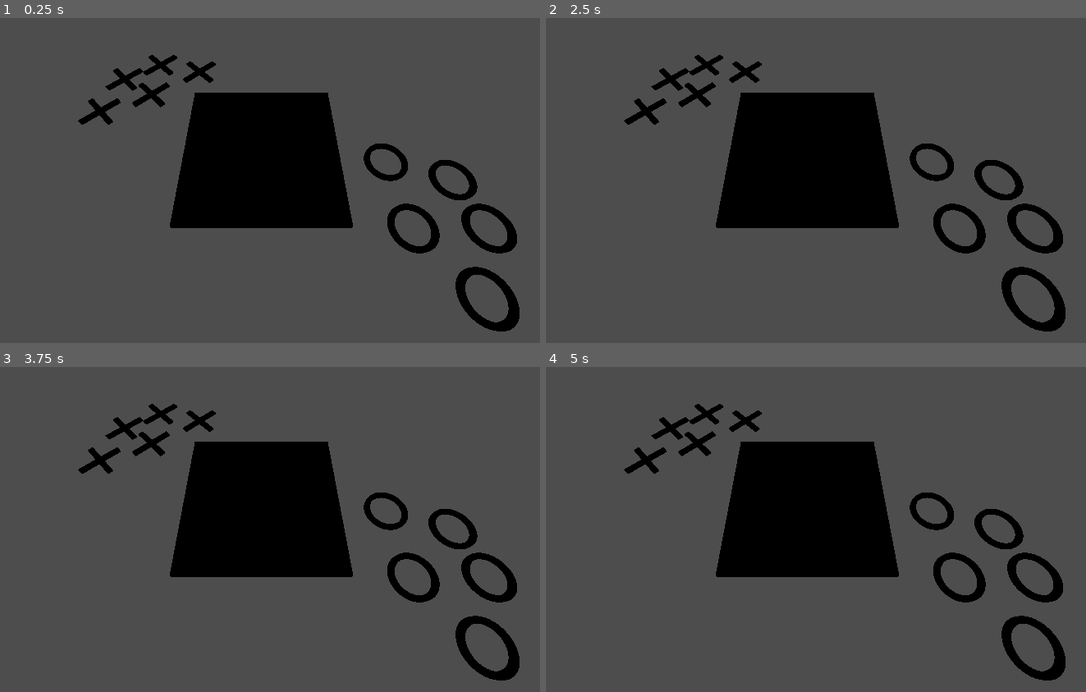
Above: before the commit, frames 1-4 (two rows, left to right).
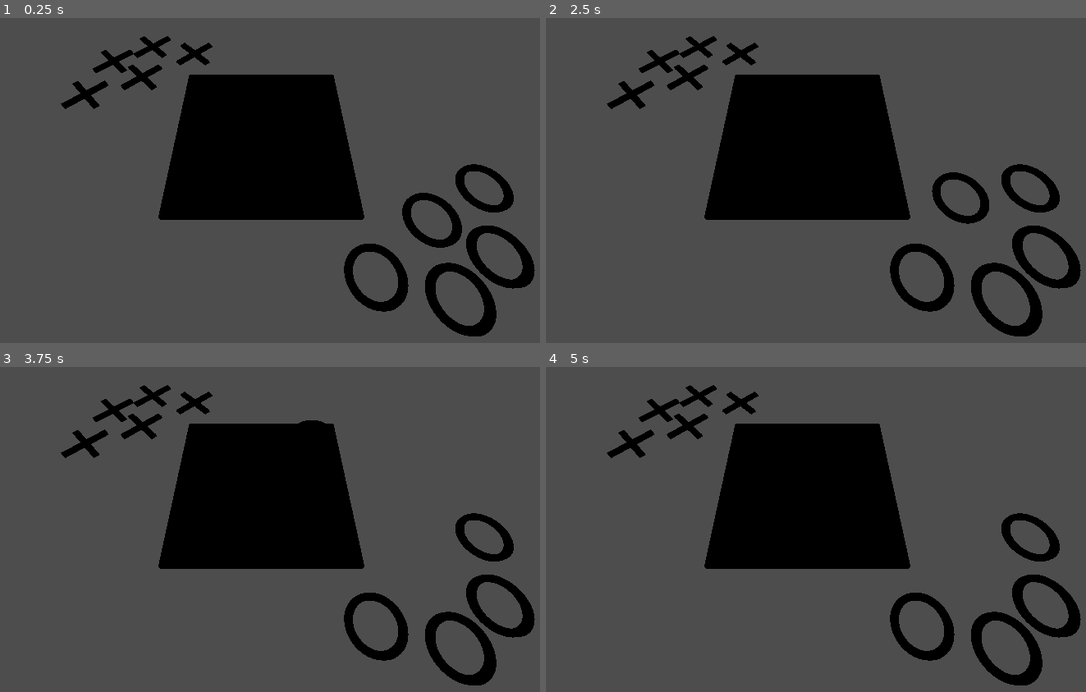
Above: after the commit, the same moments.

Repository: JWR26/Noughts-and-Crosses
Game: Godot game, scene res://game.tscn
The game is run twice, just before and just after one commit, with the same random seed, the same clock (stepped at 60 frames per second) and the same inputs. The project has no main scene, so this scene is started directly.
Inputs (mouse positions are in pixels of both pictures, inside the frame that each line leads up to):
- Up to frame 1 (0.25 s): no input
- Up to frame 2 (2.5 s): tap Enter at 0.5, 2 s; move the mouse to (951, 141) at 0.52 s; click (951, 141) at 0.67 s; tap Space at 1.25 s; move the mouse to (675, 177) at 1.27 s; click (675, 177) at 1.42 s; move the mouse to (875, 76) at 2.02 s; click (875, 76) at 2.17 s
- Up to frame 3 (3.75 s): move the mouse to (226, 581) at 2.77 s; click (226, 581) at 2.92 s; move the mouse to (459, 562) at 3.52 s; click (459, 562) at 3.67 s
- Up to frame 4 (5 s): tap Space at 4.25 s; move the mouse to (610, 451) at 4.27 s; click (610, 451) at 4.42 s

The runs differ from the first frame. In frame 1, 12% of the frame differs, in the area x 11-100%, y 5-98%; in frame 2, 12%; in frame 3, 11%; in frame 4, 11%.

Commit message:
working prototype

Diff:
--- a/autoload/event_bus.gd
+++ b/autoload/event_bus.gd
@@ -1,3 +1,7 @@
 extends Node
 
 signal move_piece(to: Vector3)
+
+signal player_turn
+
+signal ai_turn
--- /dev/null
+++ b/entities/ai.gd
@@ -0,0 +1,30 @@
+class_name AIPlayer
+
+extends Node
+
+var current_board: Board
+
+
+func _init(b: Board) -> void:
+	self.current_board = b
+	EventBus.ai_turn.connect(play_turn)
+
+
+func play_turn() -> void:
+	#var move: Vector3 = minimax(current_board, true)
+
+	var available_moves: PackedVector3Array = current_board.get_empty_squares()
+	var move: Vector3 = available_moves[randi() % available_moves.size()]
+	EventBus.move_piece.emit(move)
+
+
+func minimax(board: Board, is_maximising: bool) -> Vector3:
+
+	var available_moves: PackedVector3Array = board.get_empty_squares()
+
+
+	var optimum_move: Vector3
+
+
+
+	return optimum_move
--- /dev/null
+++ b/entities/board.gd
@@ -0,0 +1,64 @@
+class_name Board
+
+extends CSGCombiner3D
+
+
+const NOUGHT: String = "O"
+const CROSS: String = "X"
+const EMPTY: String = " "
+
+const OFFSET: int = 2
+const Y_OFFSET: float = 0.1
+const ROWS: int = 3
+const COLUMNS: int = 3
+
+var current_board: Array = [[EMPTY, EMPTY, EMPTY], [EMPTY, EMPTY, EMPTY], [EMPTY, EMPTY, EMPTY]]
+
+
+func get_current_board() -> Array:
+	return current_board
+
+
+func get_empty_squares() -> PackedVector3Array:
+	var squares: PackedVector3Array = []
+
+	for r in range(ROWS):
+		for c in range(COLUMNS):
+			if current_board[r][c] == EMPTY:
+				squares.append(Vector3(c*OFFSET, Y_OFFSET, r*OFFSET))
+
+	return squares
+
+
+func get_winner() -> PackedVector2Array:
+	# check the rows then colums for straight line
+	for r in range(ROWS):
+		if current_board[r][0] == current_board[r][1] and current_board[r][0] == current_board[r][2] and current_board[r][0] != EMPTY:
+			return [Vector2(r * OFFSET,0 * OFFSET), Vector2(r * OFFSET,1 * OFFSET), Vector2(r * OFFSET,2 * OFFSET)]
+
+	for c in range(COLUMNS):
+		if current_board[0][c] == current_board[1][c] and current_board[0][c] == current_board[2][c] and current_board[0][c] != EMPTY:
+			return [Vector2(0 * OFFSET,c * OFFSET), Vector2(1 * OFFSET,c * OFFSET), Vector2(2 * OFFSET,c * OFFSET)]
+
+	# check diagonals
+	if current_board[0][0] == current_board[1][1] and current_board[2][2] == current_board[0][0] and current_board[0][0] != EMPTY:
+		return [Vector2(0 * OFFSET,0 * OFFSET), Vector2(1 * OFFSET,1 * OFFSET), Vector2(2 * OFFSET,2 * OFFSET)]
+	if current_board[0][2] == current_board[1][1] and current_board[2][0] == current_board[0][2] and current_board[0][2] != EMPTY:
+		return [Vector2(0 * OFFSET,2 * OFFSET), Vector2(1 * OFFSET,1 * OFFSET), Vector2(2 * OFFSET,0 * OFFSET)]
+
+	return []
+
+
+func is_board_full() -> bool:
+	for r in range(ROWS):
+		for c in range(COLUMNS):
+			if current_board[r][c] == EMPTY:
+				return false
+
+	return true
+
+
+func update_board(pos: Vector3, piece: Piece.TYPE) -> void:
+	var row: int = int(pos.z) / OFFSET
+	var column: int = int(pos.x) / OFFSET
+	current_board[row][column] = NOUGHT if piece == Piece.TYPE.NOUGHT else CROSS
--- a/entities/board.tscn
+++ b/entities/board.tscn
@@ -1,5 +1,6 @@
-[gd_scene load_steps=3 format=3 uid="uid://vwyyc7bq4o8v"]
+[gd_scene load_steps=4 format=3 uid="uid://vwyyc7bq4o8v"]
 
+[ext_resource type="Script" path="res://entities/board.gd" id="1_d64h3"]
 [ext_resource type="PackedScene" uid="uid://dl51o63tra8u0" path="res://entities/mouse_area.tscn" id="1_ufle3"]
 
 [sub_resource type="StandardMaterial3D" id="StandardMaterial3D_vkejl"]
@@ -7,69 +8,70 @@
 
 [node name="Board" type="CSGCombiner3D"]
 material_override = SubResource("StandardMaterial3D_vkejl")
+script = ExtResource("1_d64h3")
 
 [node name="Base" type="CSGBox3D" parent="."]
-transform = Transform3D(1, 0, 0, 0, 1, 0, 0, 0, 1, 3, 0, 3)
+transform = Transform3D(1, 0, 0, 0, 1, 0, 0, 0, 1, 2, 0, 2)
 size = Vector3(6, 0.2, 6)
 
 [node name="Indent1" type="CSGBox3D" parent="." groups=["indents"]]
-transform = Transform3D(1, 0, 0, 0, 1, 0, 0, 0, 1, 1, 0.1, 1)
+transform = Transform3D(1, 0, 0, 0, 1, 0, 0, 0, 1, 0, 0.1, 0)
 operation = 2
 size = Vector3(1.8, 0.2, 1.8)
 
 [node name="MouseArea" parent="Indent1" instance=ExtResource("1_ufle3")]
 
 [node name="Indent2" type="CSGBox3D" parent="." groups=["indents"]]
-transform = Transform3D(1, 0, 0, 0, 1, 0, 0, 0, 1, 3, 0.1, 1)
+transform = Transform3D(1, 0, 0, 0, 1, 0, 0, 0, 1, 2, 0.1, 0)
 operation = 2
 size = Vector3(1.8, 0.2, 1.8)
 
 [node name="MouseArea" parent="Indent2" instance=ExtResource("1_ufle3")]
 
 [node name="Indent3" type="CSGBox3D" parent="." groups=["indents"]]
-transform = Transform3D(1, 0, 0, 0, 1, 0, 0, 0, 1, 5, 0.1, 1)
+transform = Transform3D(1, 0, 0, 0, 1, 0, 0, 0, 1, 4, 0.1, 0)
 operation = 2
 size = Vector3(1.8, 0.2, 1.8)
 
 [node name="MouseArea" parent="Indent3" instance=ExtResource("1_ufle3")]
 
 [node name="Indent4" type="CSGBox3D" parent="." groups=["indents"]]
-transform = Transform3D(1, 0, 0, 0, 1, 0, 0, 0, 1, 1, 0.1, 3)
+transform = Transform3D(1, 0, 0, 0, 1, 0, 0, 0, 1, 0, 0.1, 2)
 operation = 2
 size = Vector3(1.8, 0.2, 1.8)
 
 [node name="MouseArea" parent="Indent4" instance=ExtResource("1_ufle3")]
 
 [node name="Indent5" type="CSGBox3D" parent="." groups=["indents"]]
-transform = Transform3D(1, 0, 0, 0, 1, 0, 0, 0, 1, 3, 0.1, 3)
+transform = Transform3D(1, 0, 0, 0, 1, 0, 0, 0, 1, 2, 0.1, 2)
 operation = 2
 size = Vector3(1.8, 0.2, 1.8)
 
 [node name="MouseArea" parent="Indent5" instance=ExtResource("1_ufle3")]
 
 [node name="Indent6" type="CSGBox3D" parent="." groups=["indents"]]
-transform = Transform3D(1, 0, 0, 0, 1, 0, 0, 0, 1, 5, 0.1, 3)
+transform = Transform3D(1, 0, 0, 0, 1, 0, 0, 0, 1, 4, 0.1, 2)
 operation = 2
 size = Vector3(1.8, 0.2, 1.8)
 
 [node name="MouseArea" parent="Indent6" instance=ExtResource("1_ufle3")]
 
 [node name="Indent7" type="CSGBox3D" parent="." groups=["indents"]]
-transform = Transform3D(1, 0, 0, 0, 1, 0, 0, 0, 1, 1, 0.1, 5)
+transform = Transform3D(1, 0, 0, 0, 1, 0, 0, 0, 1, 0, 0.1, 4)
 operation = 2
 size = Vector3(1.8, 0.2, 1.8)
 
 [node name="MouseArea" parent="Indent7" instance=ExtResource("1_ufle3")]
 
 [node name="Indent8" type="CSGBox3D" parent="." groups=["indents"]]
-transform = Transform3D(1, 0, 0, 0, 1, 0, 0, 0, 1, 3, 0.1, 5)
+transform = Transform3D(1, 0, 0, 0, 1, 0, 0, 0, 1, 2, 0.1, 4)
 operation = 2
 size = Vector3(1.8, 0.2, 1.8)
 
 [node name="MouseArea" parent="Indent8" instance=ExtResource("1_ufle3")]
 
 [node name="Indent9" type="CSGBox3D" parent="." groups=["indents"]]
-transform = Transform3D(1, 0, 0, 0, 1, 0, 0, 0, 1, 5, 0.1, 5)
+transform = Transform3D(1, 0, 0, 0, 1, 0, 0, 0, 1, 4, 0.1, 4)
 operation = 2
 size = Vector3(1.8, 0.2, 1.8)
 
--- a/entities/mouse_area.gd
+++ b/entities/mouse_area.gd
@@ -4,25 +4,45 @@
 
 
 var selected := false
+var is_player_turn: bool = false
+
+
+func _ready() -> void:
+	EventBus.player_turn.connect(on_player_turn)
+	EventBus.move_piece.connect(on_move_piece)
+
+
+func hide_pieces() -> void:
+	for child in get_children():
+		if child is Piece:
+			child.queue_free()
 
 
 func _on_mouse_entered() -> void:
-	if not selected:
+	if not selected and is_player_turn:
 		var piece = Piece.new(Piece.TYPE.NOUGHT)
 		add_child(piece)
 
 
 func _on_mouse_exited() -> void:
-	for child in get_children():
-		if child is Piece:
-			child.queue_free()
+	hide_pieces()
+
+
+func on_player_turn() -> void:
+	is_player_turn = true
+
+
+func on_move_piece(pos: Vector3) -> void:
+	is_player_turn = false
+	if global_position == pos:
+		selected = true
 
 
 func _on_input_event(_camera: Node, event: InputEvent, _position: Vector3, _normal: Vector3, _shape_idx: int) -> void:
 	var input := event as InputEventMouseButton
-	if not input:
+	if not input or not is_player_turn:
 		return
 
-	if input.pressed:
-		selected = true
+	if input.pressed and not input.is_double_click() and not selected:
+		hide_pieces()
 		EventBus.move_piece.emit(global_position)
--- a/entities/piece.gd
+++ b/entities/piece.gd
@@ -20,8 +20,12 @@
 			self.add_child(nought.instantiate())
 		TYPE.CROSS:
 			self.add_child(cross.instantiate())
-	print(type)
 
 
 func get_type() -> TYPE:
 	return type
+
+
+func is_placed_at(coordinate: Vector2) -> bool:
+	print(coordinate, " - ", global_position)
+	return global_position.x == coordinate.y and global_position.z == coordinate.x
--- a/game.gd
+++ b/game.gd
@@ -1,30 +1,36 @@
 extends Node3D
 
 const NOUGHT_START_POSITIONS: PackedVector3Array = [
-	Vector3(-2, 0, 0),
-	Vector3(-1.75, 0, 2.5),
-	Vector3(-4, 0, 1.75),
-	Vector3(-4.5, 0, 0),
-	Vector3(-3.5, 0, -2)
+	Vector3(-3, 0, -1),
+	Vector3(-4.5, 0, -2),
+	Vector3(-1, 0, -2.5),
+	Vector3(-3, 0, -3),
+	Vector3(-5, 0, 0)
 ]
 const CROSS_START_POSITIONS: PackedVector3Array = [
-	Vector3(8,0,6),
-	Vector3(9.5,0,7),
-	Vector3(6,0,7.5),
-	Vector3(8,0,8),
-	Vector3(10,0,5)
+	Vector3(7,0,5),
+	Vector3(8.5,0,6),
+	Vector3(5,0,6.5),
+	Vector3(7,0,7),
+	Vector3(9,0,4)
 ]
 
 const MOVE_DELAY:float = 1.0
-const ROTATION_DELAY:float = 3.0
+const ROTATION_DELAY:float = 2.0
 
+var ai: AIPlayer
+var is_player_turn: bool = true
 var moved_pieces: Array = []
 
 # Called when the node enters the scene tree for the first time.
 func _ready():
+
+	ai = AIPlayer.new($Board)
+
 	EventBus.move_piece.connect(_on_move_piece)
 	add_piece(Piece.TYPE.NOUGHT)
 	add_piece(Piece.TYPE.CROSS)
+	EventBus.player_turn.emit()
 
 
 func add_piece(type: Piece.TYPE) -> void:
@@ -68,12 +74,45 @@
 
 func rotate_camera() -> void:
 	var tween: Tween = get_tree().create_tween()
-	var new_rotation = Vector3.ZERO if ($CameraPivotPoint.rotation_degrees.y == 180) else Vector3(0, 180, 0)
+	var new_rotation = Vector3(0, 180, 0) if is_player_turn else Vector3.ZERO
 	tween.tween_property($CameraPivotPoint, "rotation_degrees", new_rotation, ROTATION_DELAY).set_trans(Tween.TRANS_CUBIC).set_delay(MOVE_DELAY)
 
 
 func _on_move_piece(pos: Vector3) -> void:
-	print("move piece to:")
-	print(pos)
-	move_piece_to(pos, Piece.TYPE.NOUGHT)
-	rotate_camera()
+	var piece_type: Piece.TYPE = Piece.TYPE.NOUGHT if is_player_turn else Piece.TYPE.CROSS
+	move_piece_to(pos, piece_type)
+	$Board.update_board(pos, piece_type)
+
+	var winning_line = $Board.get_winner()
+
+	if winning_line:
+		print(winning_line)
+		await get_tree().create_timer(ROTATION_DELAY + MOVE_DELAY).timeout
+		animate_winning_line(winning_line, piece_type)
+	elif not $Board.is_board_full():
+		#rotate_camera()
+		await get_tree().create_timer(ROTATION_DELAY + MOVE_DELAY).timeout
+		change_turn()
+
+
+func change_turn() -> void:
+	if is_player_turn:
+		is_player_turn = false
+		EventBus.ai_turn.emit()
+	else:
+		is_player_turn = true
+		EventBus.player_turn.emit()
+
+
+func animate_winning_line(line: PackedVector2Array, piece_type: Piece.TYPE) -> void:
+
+	for child in get_children():
+		child = child as Piece
+		if child is Piece and child.get_type() == piece_type:
+			for pos in line:
+				if child.is_placed_at(pos):
+					var tween: Tween = get_tree().create_tween()
+					var original_pos: Vector3 = child.position
+					var hover_pos: Vector3 = Vector3(pos.y, 1.0, pos.x)
+					tween.tween_property(child, "position", hover_pos, MOVE_DELAY/2).set_trans(Tween.TRANS_CUBIC)
+					tween.tween_property(child, "position", original_pos, MOVE_DELAY/2).set_trans(Tween.TRANS_CUBIC).set_delay(MOVE_DELAY)
--- a/game.tscn
+++ b/game.tscn
@@ -9,7 +9,7 @@
 [node name="Board" parent="." instance=ExtResource("1_mfy4j")]
 
 [node name="CameraPivotPoint" type="Node3D" parent="."]
-transform = Transform3D(1, 0, 0, 0, 1, 0, 0, 0, 1, 3, 0, 3)
+transform = Transform3D(1, 0, 0, 0, 1, 0, 0, 0, 1, 2, 0, 2)
 
 [node name="Camera3D" type="Camera3D" parent="CameraPivotPoint"]
-transform = Transform3D(-1, 7.57104e-08, -4.37114e-08, 0, 0.5, 0.866025, 8.74228e-08, 0.866025, -0.5, 0, 8, -5)
+transform = Transform3D(-1, -7.57103e-08, 4.37114e-08, 0, 0.5, 0.866025, -8.74228e-08, 0.866025, -0.5, 0, 7, -5)
